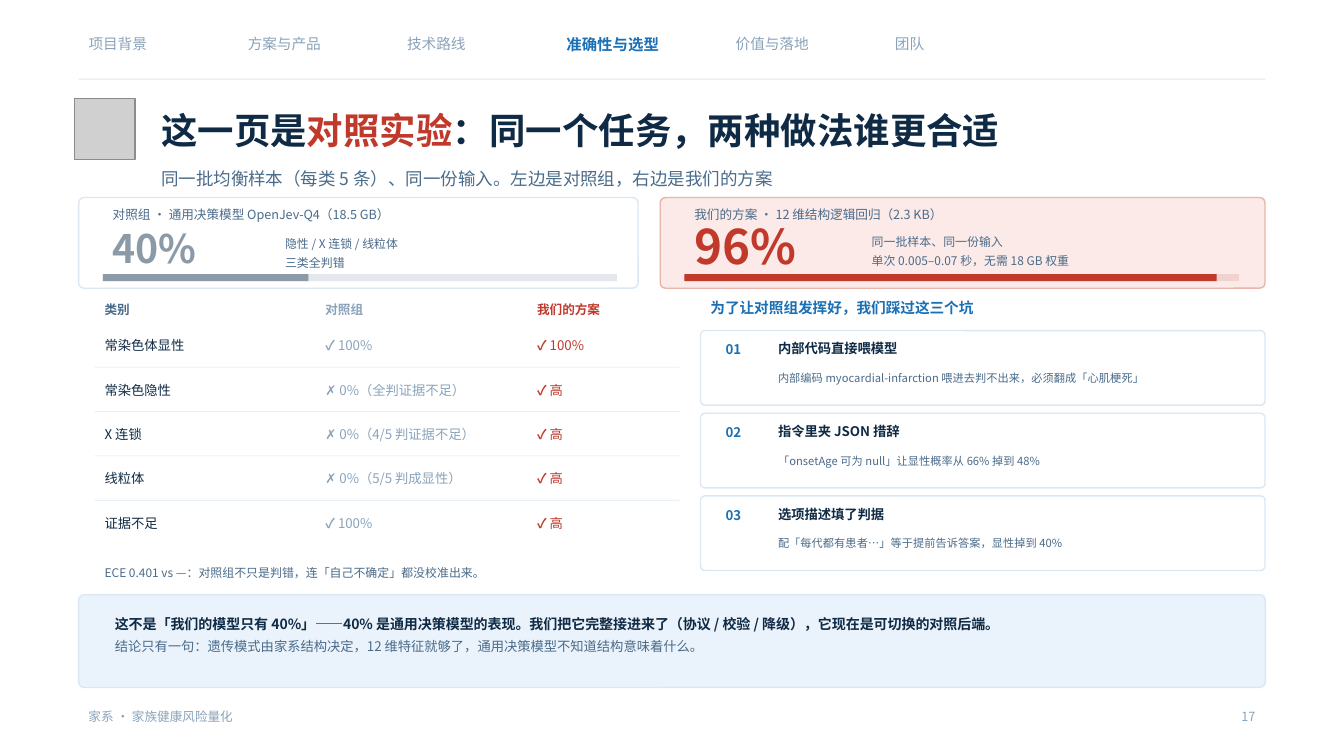
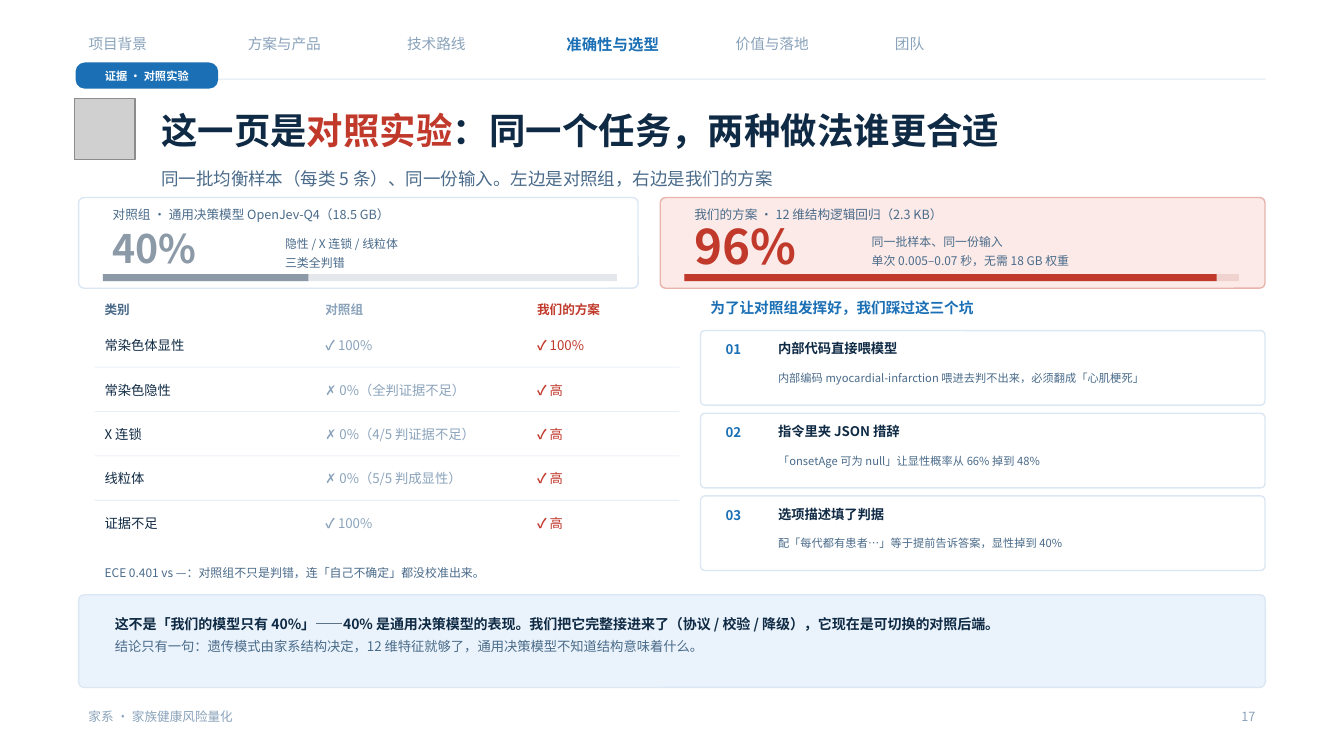
Before and after one commit to NimuStudio/jiaxi, a slide deck: slide 17 of deliverables/家系-答辩-v2.pptx. Drawn at 1344x756 pixels with LibreOffice and Linux fonts; fonts in the diff are those of the drawing; grey boxes stand for pictures; background and template pictures are left out. Boxes give left, top, right and bottom in pixels: in the first picture for what was removed or moved away, otherwise in the second. Text is boxed around its words. In the diff, an @@ line names an element or a change of style, - is before the commit and + after.

```diff
--- a/deliverables/家系-答辩-v2.pptx
+++ b/deliverables/家系-答辩-v2.pptx
@@ rounded rectangle added at bbox=[76, 63, 219, 89], fill #1A6FB5, 8 pt, text #FFFFFF, bold @@
+证据 · 对照实验
```
Also in this commit, not shown: 19 other slides changed, 1 slide added.
